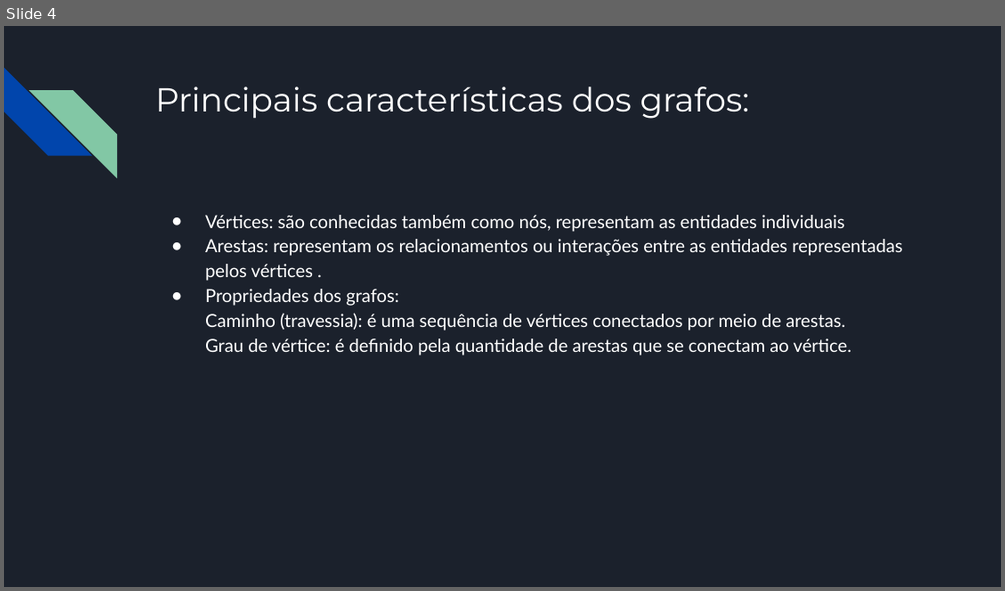
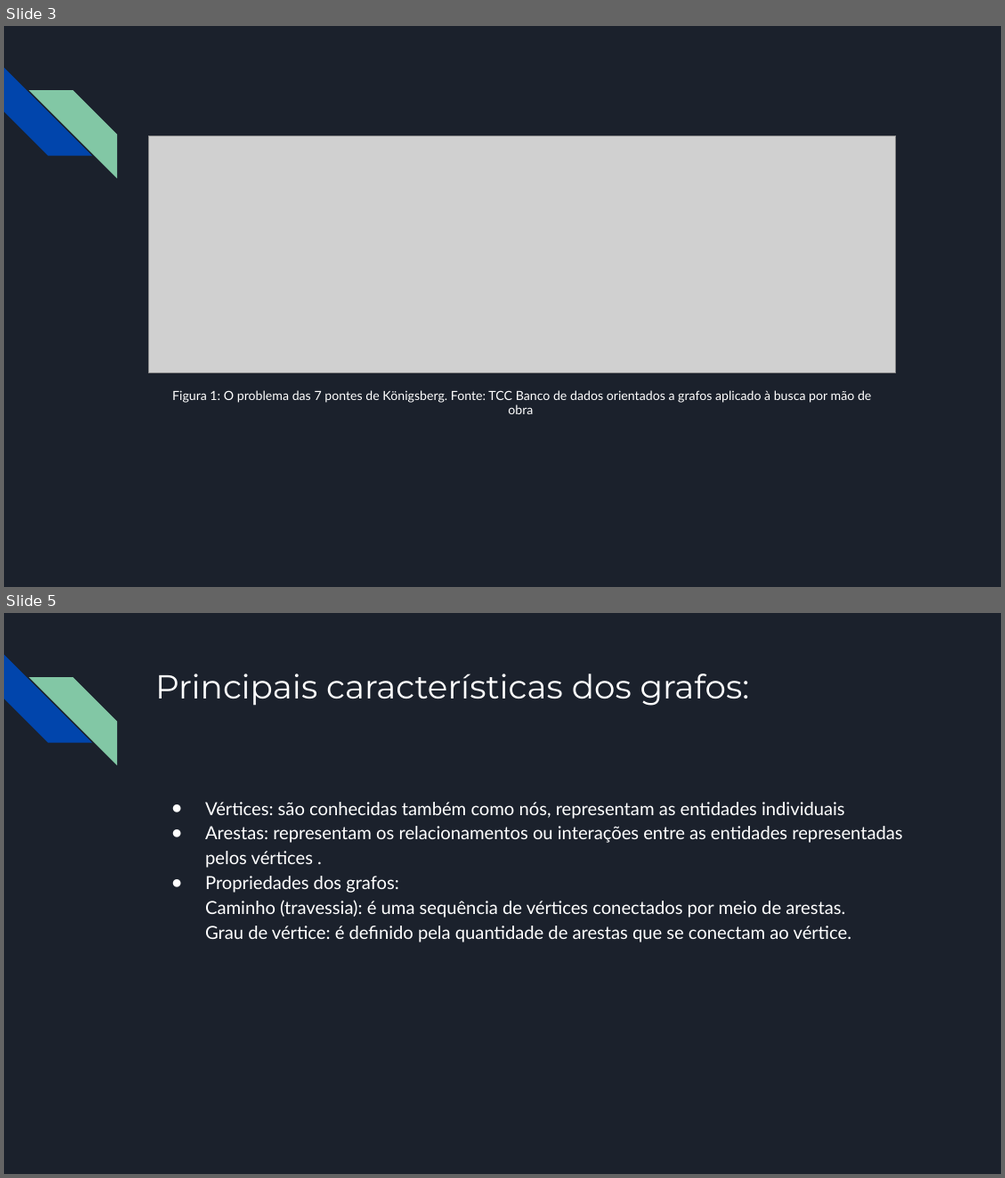
Before and after one commit to AndersonRichard/Faculdade, a slide deck: Terceiro Semestre/Projeto_de_BD_e_Consulta_SQL/Trabalhos/Banco de dados Orientados a grafos.pptx. Shown one above the other, each under a label of ours: slide 4 before the commit, slides 3 and 5 after it; the slides between them are not shown. The pictures are 1005x591 and 1005x1178 pixels, drawn with LibreOffice and Linux fonts; fonts in the diff are those of the drawing; grey boxes stand for pictures. Boxes give left, top, right and bottom in pixels: in the first picture for what was removed or moved away, otherwise in the second. Text is boxed around its words. In the diff, an @@ line names an element or a change of style, - is before the commit and + after.

```diff
--- a/Terceiro Semestre/Projeto_de_BD_e_Consulta_SQL/Trabalhos/Banco de dados Orientados a grafos.pptx
+++ b/Terceiro Semestre/Projeto_de_BD_e_Consulta_SQL/Trabalhos/Banco de dados Orientados a grafos.pptx
@@ slide 3 added at [4, 26, 1001, 587], background #1B212C; not listed: 2 template elements that a slide beside it also shows @@
@@ picture added at [148, 135, 895, 373] @@
@@ subtitle added at [172, 390, 871, 414], 9.1 pt, text #FFFFFF @@
+Figura 1: O problema das 7 pontes de Königsberg. Fonte: TCC Banco de dados orientados a grafos aplicado à busca por mão de obra
@@ what was slide 4 is now slide 5 @@
```
Also in this commit, not shown: 6 slides changed.
